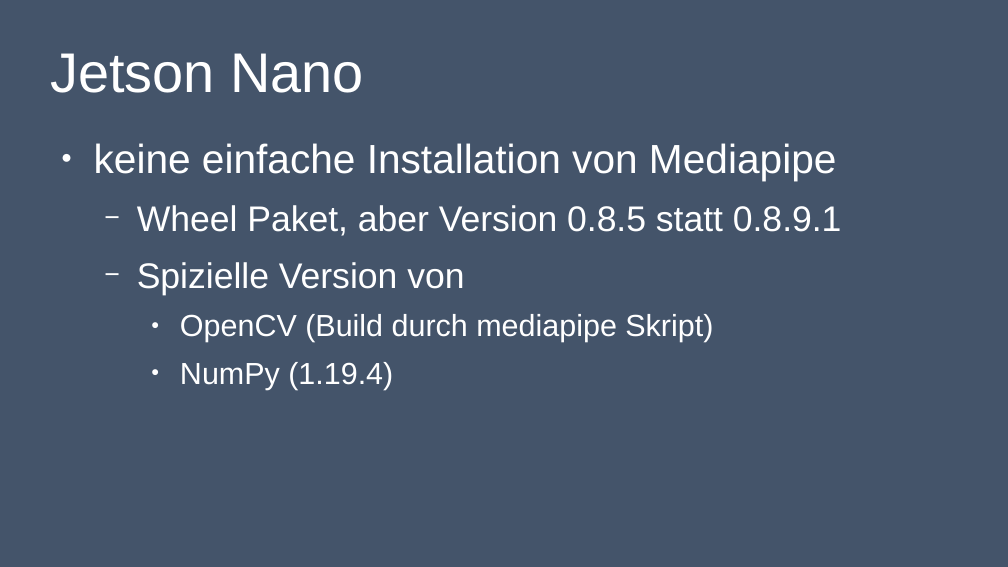
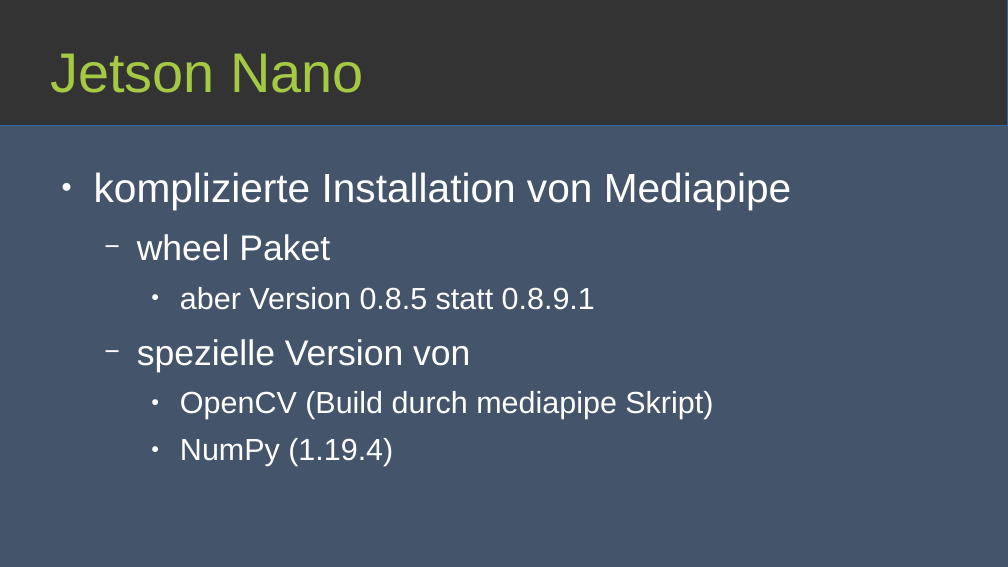
Before and after one commit to lukas-haupt/OpenCV-Whiteboard, a slide deck: slide 8 of Presentations/opencv-whiteboard-presentation_end.odp (slide 7 before the commit). Drawn at 1008x567 pixels with LibreOffice and Linux fonts; fonts in the diff are those of the drawing. Boxes give left, top, right and bottom in pixels: in the first picture for what was removed or moved away, otherwise in the second. Text is boxed around its words. In the diff, an @@ line names an element or a change of style, - is before the commit and + after.

Commit message:
Added slides for Jetson Nano, changed layout, minor changes to bullet points, typos

```diff
--- a/Presentations/opencv-whiteboard-presentation_end.odp
+++ b/Presentations/opencv-whiteboard-presentation_end.odp
@@ rectangle added at <box>0,0,1008,126</box>, fill #333333, outline #3465A4 0 pt @@
@@ title "Jetson Nano" at <box>50,53,364,93</box>: text colour #FFFFFF to #A3CA42 @@
@@ text "komplizierte Installation von Mediapipe": place and size @@
-text "komplizierte Installation von Mediapipe" at <box>94,143,842,390</box>
+text "komplizierte Installation von Mediapipe" at <box>94,172,791,466</box>
@@ text at <box>94,172,791,372</box>: text changed; size 28 to 32 pt @@
-● keine einfache Installation von Mediapipe
-  − Wheel Paket, aber Version 0.8.5 statt 0.8.9.1
-  − Spizielle Version von
+● komplizierte Installation von Mediapipe
+  − wheel Paket
+    ● aber Version 0.8.5 statt 0.8.9.1
+  − spezielle Version von
```
Also in this commit, not shown: 7 other slides changed, 5 slides added, 1 slide removed, 1 other file.
